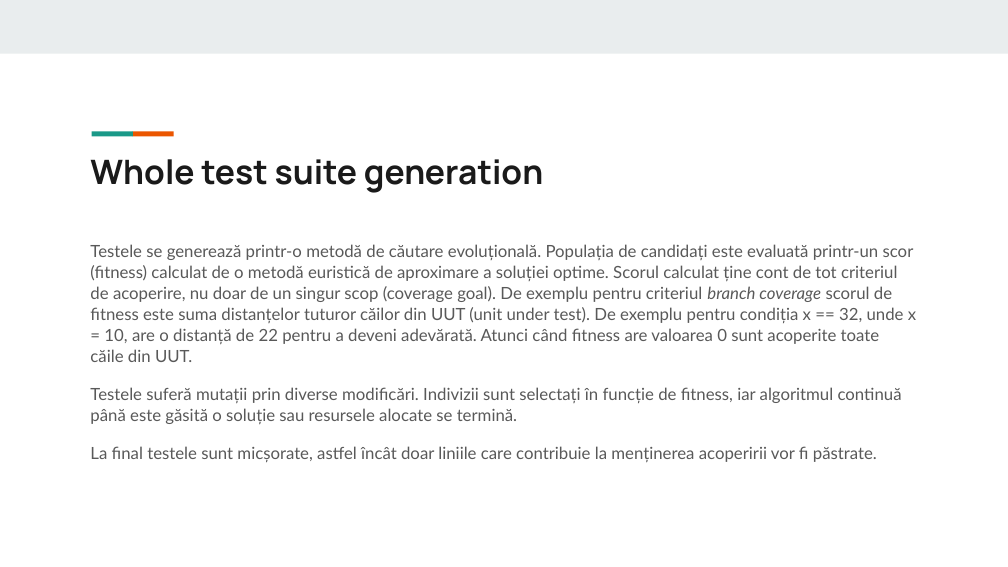
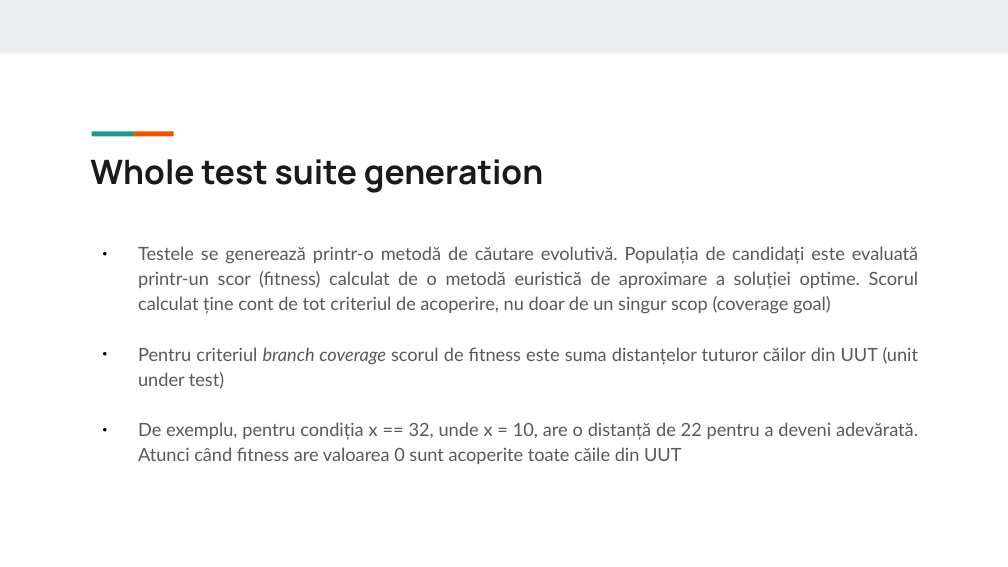
Before and after one commit to Alecsandu/EvoSuite_Demo, a slide deck: slide 5 of prezentare/EvoSuite.odp. Drawn at 1008x567 pixels with LibreOffice and Linux fonts; fonts in the diff are those of the drawing. Boxes give left, top, right and bottom in pixels: in the first picture for what was removed or moved away, otherwise in the second. Text is boxed around its words. In the diff, an @@ line names an element or a change of style, - is before the commit and + after.

```diff
--- a/prezentare/EvoSuite.odp
+++ b/prezentare/EvoSuite.odp
@@ text at (138, 246, 919, 464): text changed; size 12 to 13 pt @@
-Testele se generează printr-o metodă de căutare evoluțională. Populația de candidați este evaluată printr-un scor (fitness) calculat de o metodă euristică de aproximare a soluției optime. Scorul calculat ține cont de tot criteriul de acoperire, nu doar de un singur scop (coverage goal). De exemplu pentru criteriul branch coverage scorul de fitness este suma distanțelor tuturor căilor din UUT (unit under test). De exemplu pentru condiția x == 32, unde x = 10, are o distanță de 22 pentru a deveni adevărată. Atunci când fitness are valoarea 0 sunt acoperite toate căile din UUT.
-Testele suferă mutații prin diverse modificări. Indivizii sunt selectați în funcție de fitness, iar algoritmul continuă până este găsită o soluție sau resursele alocate se termină.
-La final testele sunt micșorate, astfel încât doar liniile care contribuie la menținerea acoperirii vor fi păstrate.
+● Testele se generează printr-o metodă de căutare evolutivă. Populația de candidați este evaluată printr-un scor (fitness) calculat de o metodă euristică de aproximare a soluției optime. Scorul calculat ține cont de tot criteriul de acoperire, nu doar de un singur scop (coverage goal)
+● Pentru criteriul branch coverage scorul de fitness este suma distanțelor tuturor căilor din UUT (unit under test)
+● De exemplu, pentru condiția x == 32, unde x = 10, are o distanță de 22 pentru a deveni adevărată. Atunci când fitness are valoarea 0 sunt acoperite toate căile din UUT
```
Also in this commit, not shown: 2 other slides changed, 9 slides added, 6 slides removed.
